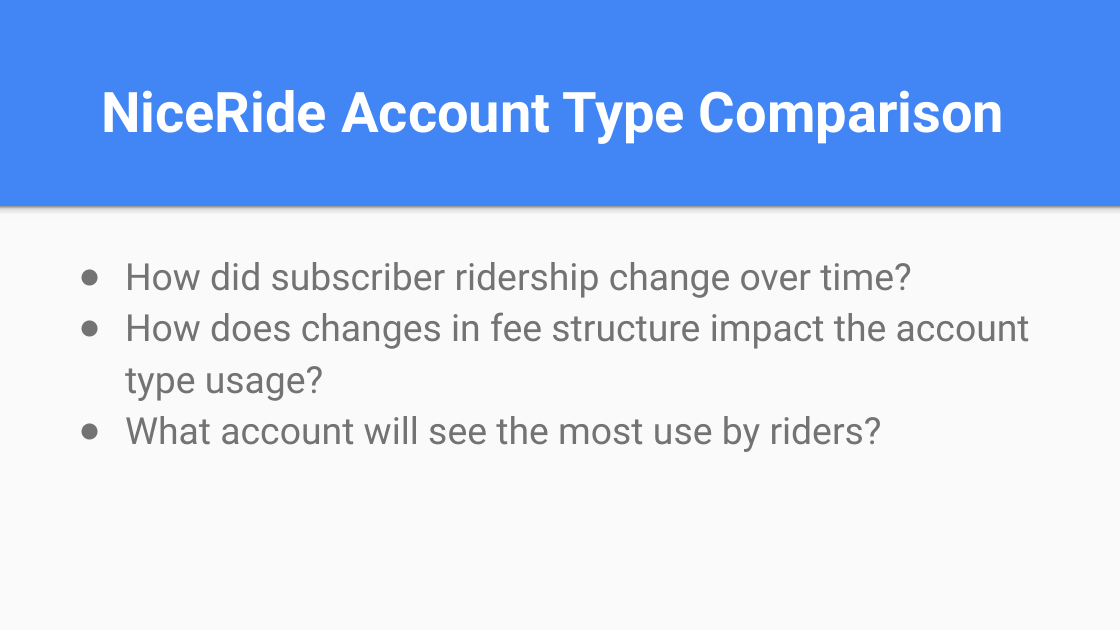
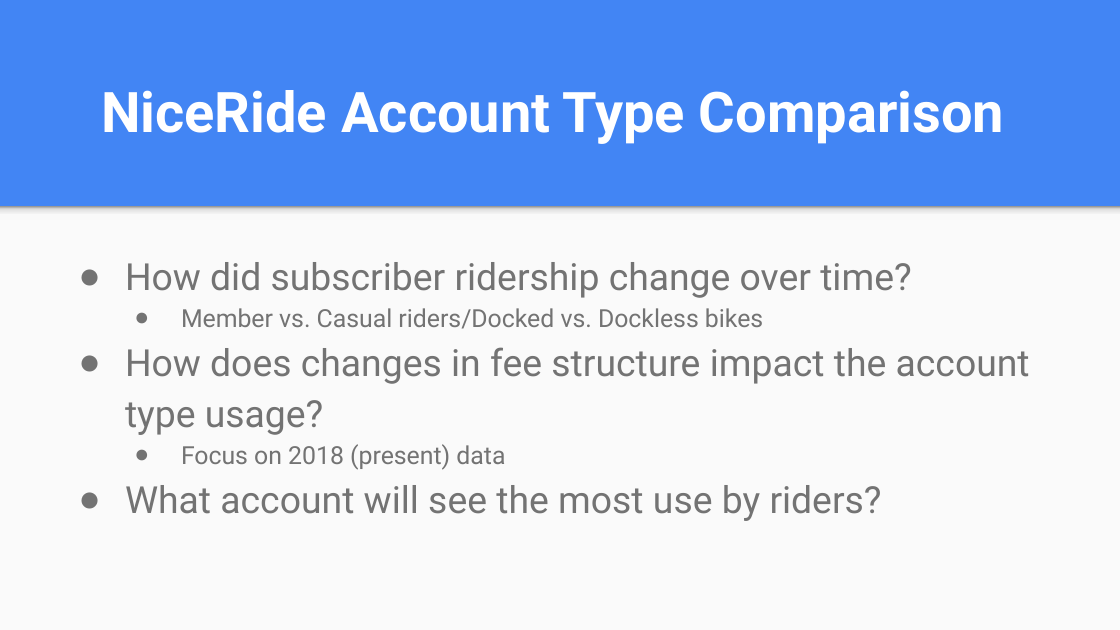
Before and after one commit to tdrygg/Group-Project, a slide deck: slide 18 of Patterns_In_NiceRide_Group6_Final.pptx. Drawn at 1120x630 pixels with LibreOffice and Linux fonts; fonts in the diff are those of the drawing. Boxes give left, top, right and bottom in pixels: in the first picture for what was removed or moved away, otherwise in the second. Text is boxed around its words. In the diff, an @@ line names an element or a change of style, - is before the commit and + after.

```diff
--- a/Patterns_In_NiceRide_Group6_Final.pptx
+++ b/Patterns_In_NiceRide_Group6_Final.pptx
@@ text at (181, 308, 763, 329): paragraph added @@
+  ● Member vs. Casual riders/Docked vs. Dockless bikes
@@ text at (181, 444, 505, 470): paragraph added @@
+  ● Focus on 2018 (present) data
```
Also in this commit, not shown: 2 other slides changed, 4 slides added.
